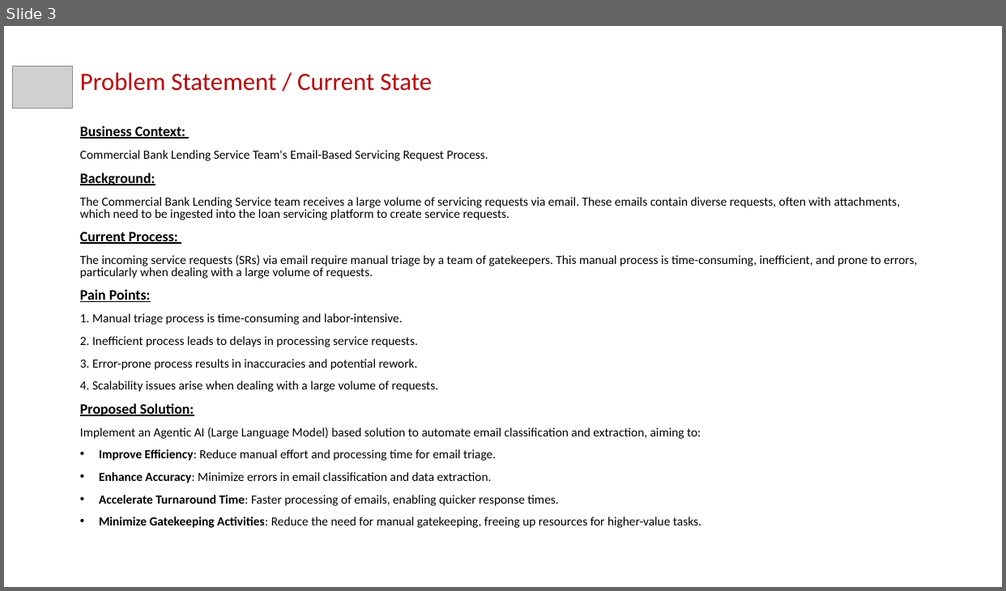
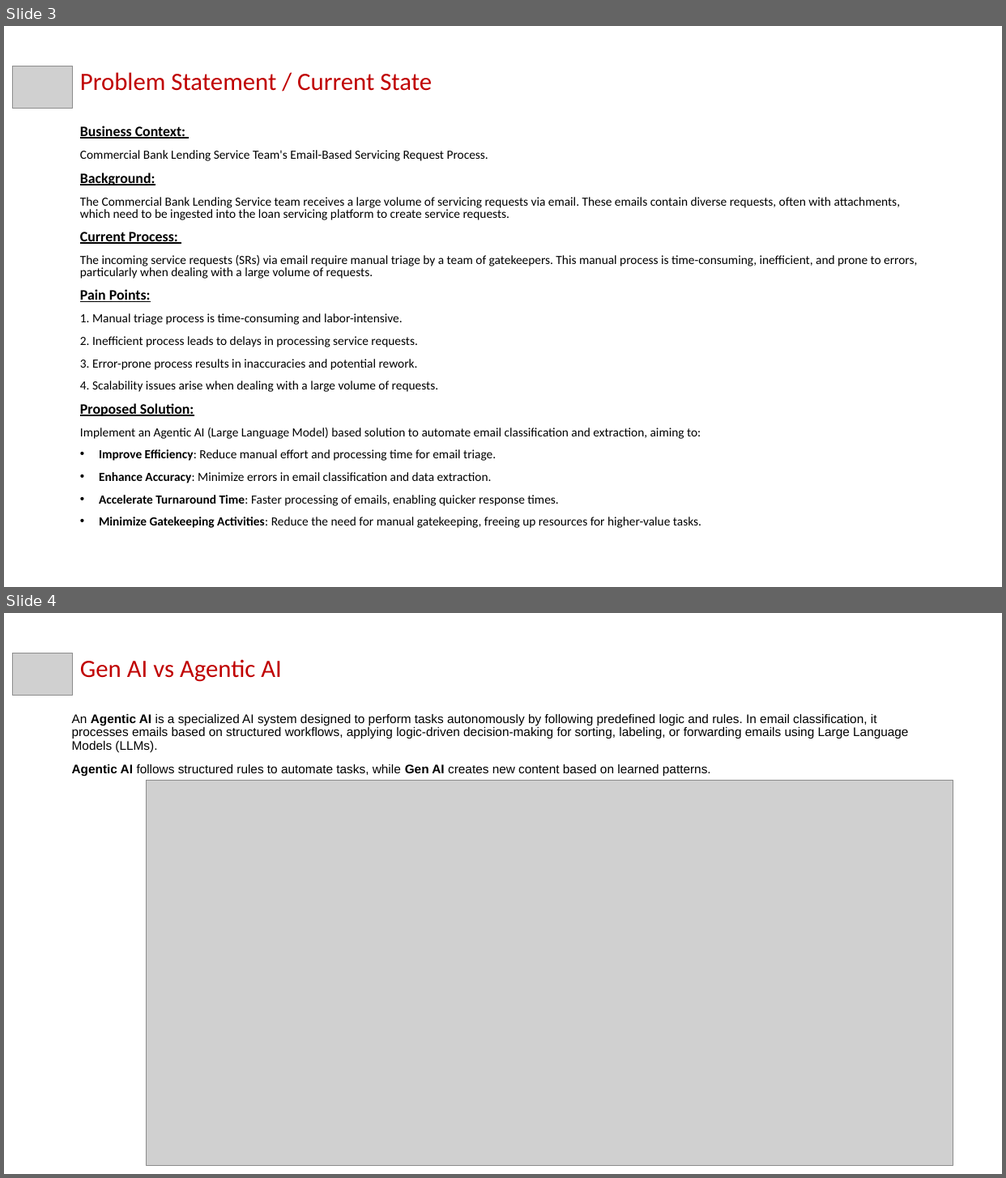
Before and after one commit to ewfx/gaied-ai-anywhere, a slide deck: artifacts/demo/Agentic_AI_EmailClassification.pptx. Shown one above the other, each under a label of ours: slide 3 before the commit, slides 3 and 4 after it. The pictures are 1006x591 and 1006x1178 pixels, drawn with LibreOffice and Linux fonts; fonts in the diff are those of the drawing; grey boxes stand for pictures. Boxes give left, top, right and bottom in pixels: in the first picture for what was removed or moved away, otherwise in the second. Text is boxed around its words. In the diff, an @@ line names an element or a change of style, - is before the commit and + after.

```diff
--- a/artifacts/demo/Agentic_AI_EmailClassification.pptx
+++ b/artifacts/demo/Agentic_AI_EmailClassification.pptx
@@ slide 4 added at (x1=4, y1=613, x2=1002, y2=1174), background #FFFFFF @@
@@ picture added at (x1=12, y1=653, x2=72, y2=696) @@
@@ title added at (x1=80, y1=659, x2=282, y2=682), 24 pt, text #C00000 @@
+Gen AI vs Agentic AI
@@ text added at (x1=72, y1=714, x2=908, y2=777), 12 pt, text #000000 @@
+An Agentic AI is a specialized AI system designed to perform tasks autonomously by following predefined logic and rules. In email classification, it processes emails based on structured workflows, applying logic-driven decision-making for sorting, labeling, or forwarding emails using Large Language Models (LLMs).
+Agentic AI follows structured rules to automate tasks, while Gen AI creates new content based on learned patterns.
@@ picture added at (x1=147, y1=780, x2=953, y2=1166) @@
```
Also in this commit, not shown: 6 other slides changed, 2 other slides added, 1 slide removed.
